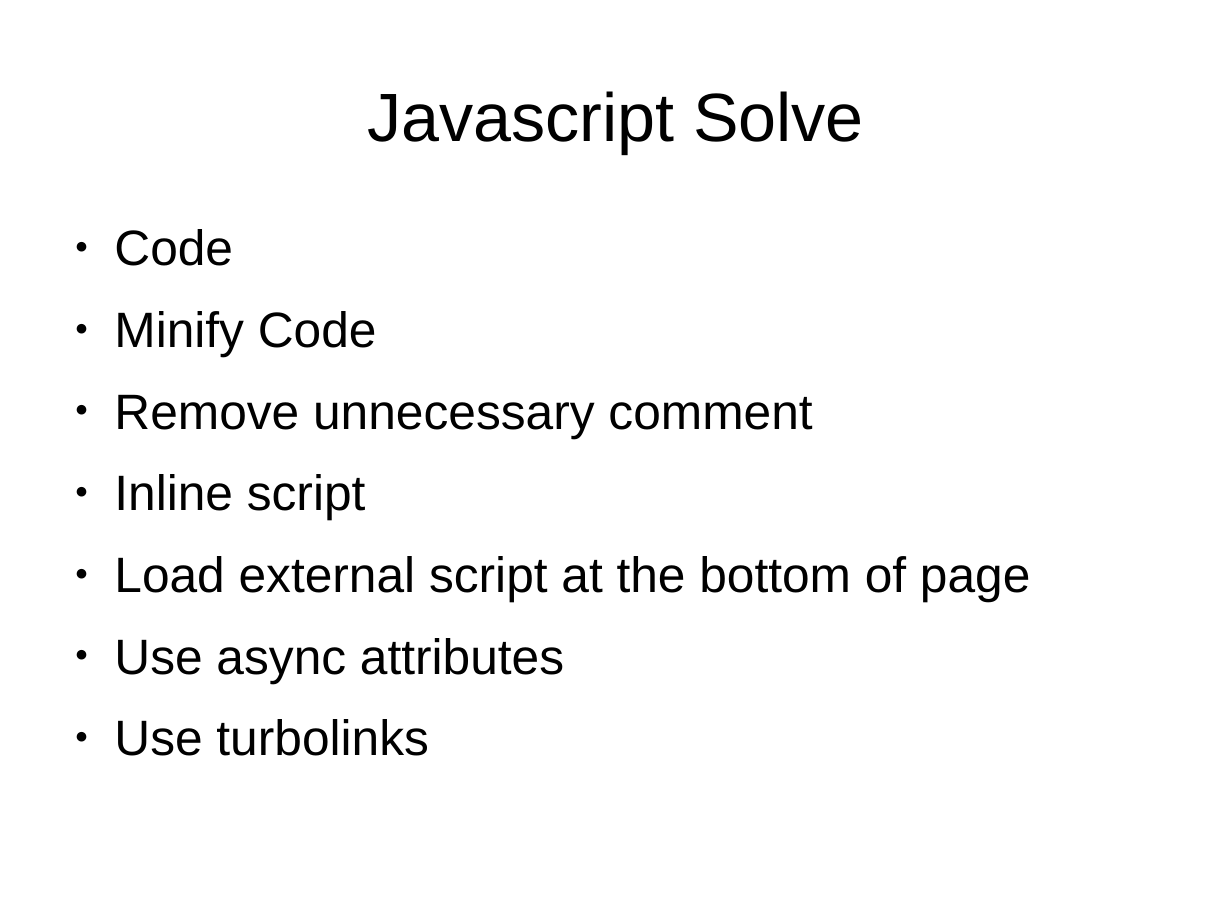
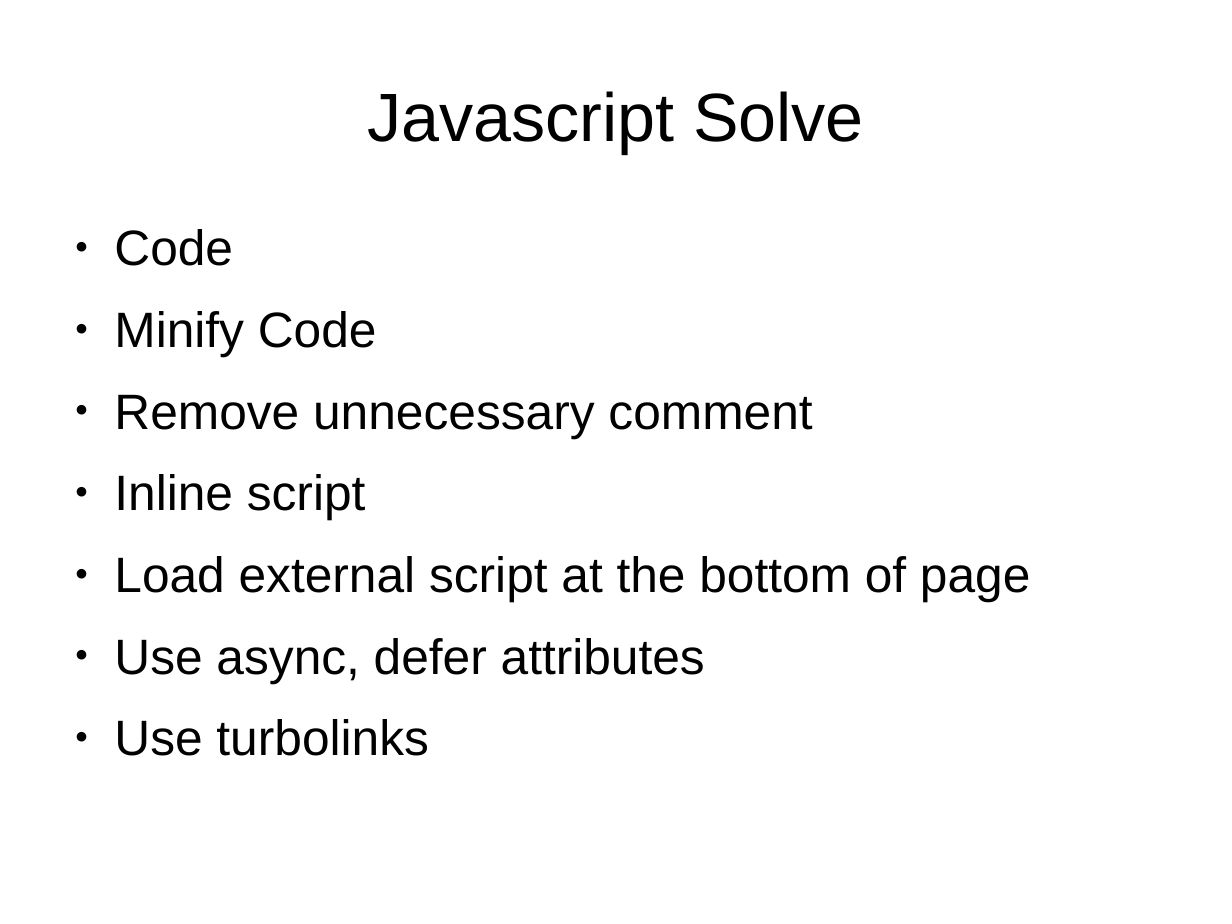
Before and after one commit to khacluan/presentations, a slide deck: slide 12 of speed_up_rails_app_pre_v2.odp. Drawn at 1232x924 pixels with LibreOffice and Linux fonts; fonts in the diff are those of the drawing. Boxes give left, top, right and bottom in pixels: in the first picture for what was removed or moved away, otherwise in the second. Text is boxed around its words. In the diff, an @@ line names an element or a change of style, - is before the commit and + after.

```diff
--- a/speed_up_rails_app_pre_v2.odp
+++ b/speed_up_rails_app_pre_v2.odp
@@ text at [114,638,705,683]: text changed @@
-● Use async attributes
+● Use async, defer attributes
```
Also in this commit, not shown: 1 other slide changed, 1 slide added, 1 other file.
